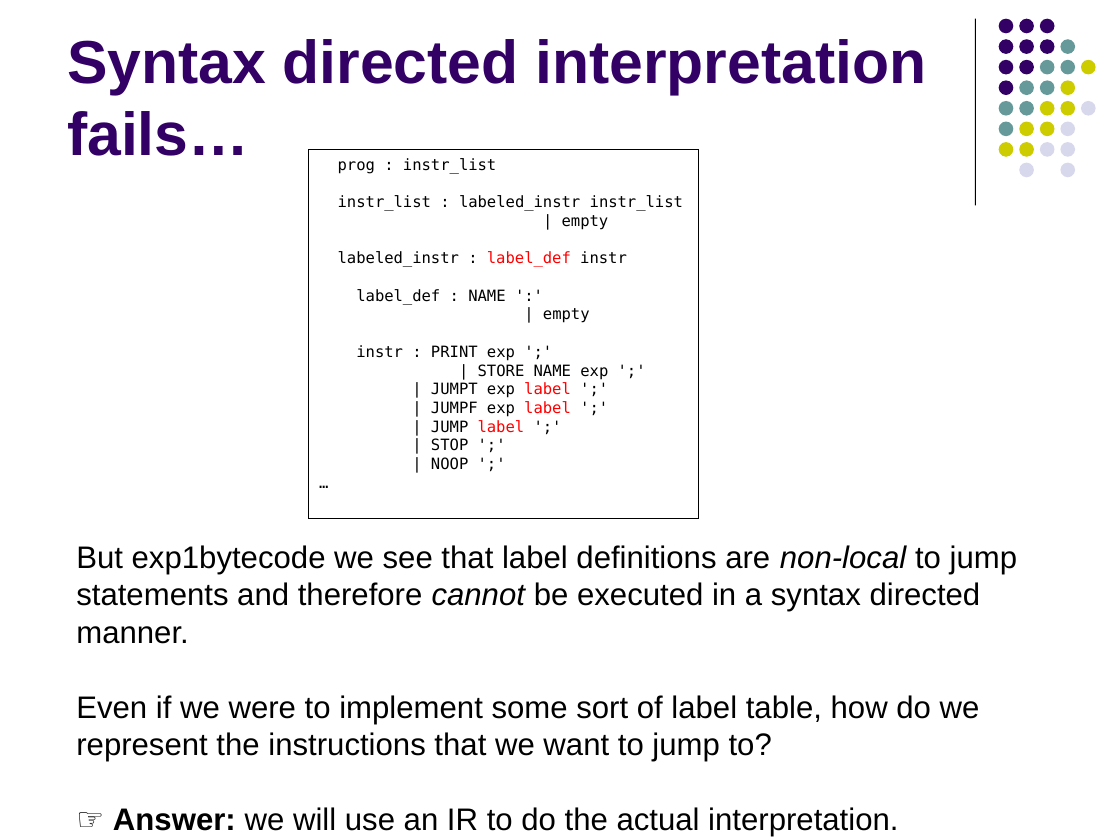
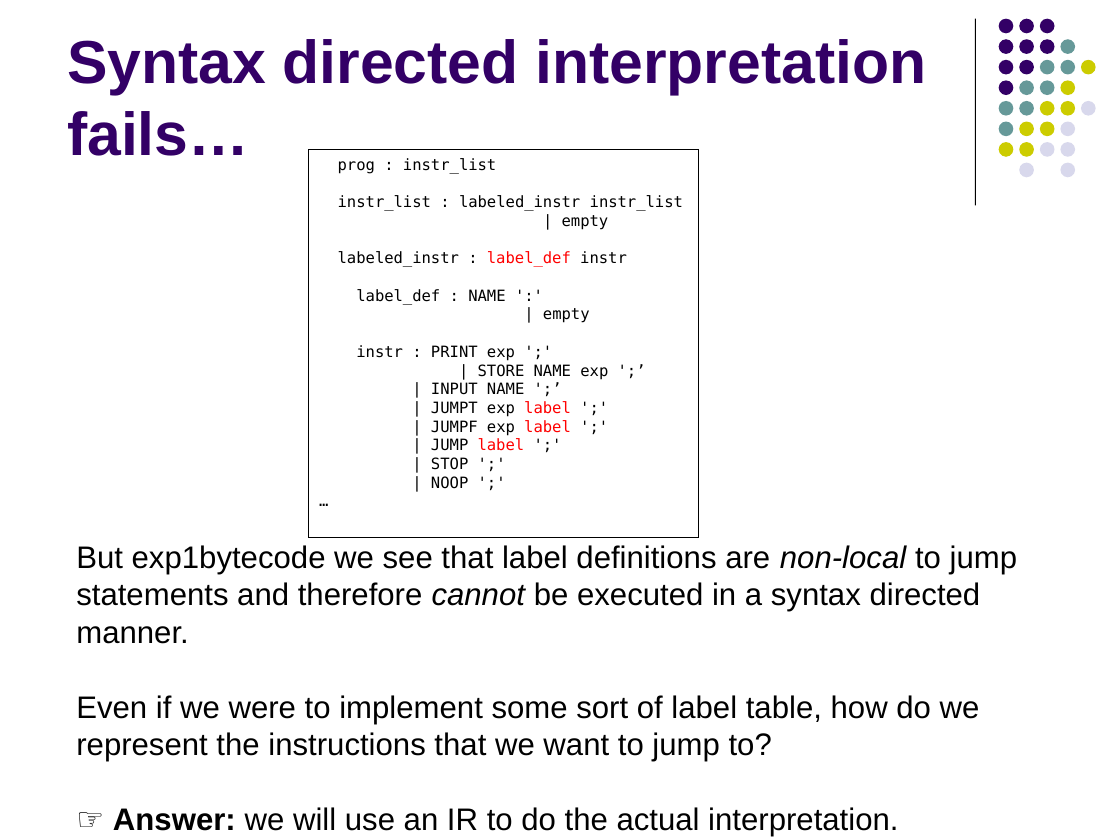
Before and after one commit to lutzhamel/CSC402, a slide deck: slide 8 of csc402-ln005.pptx. Drawn at 1120x840 pixels with LibreOffice and Linux fonts; fonts in the diff are those of the drawing. Boxes give left, top, right and bottom in pixels: in the first picture for what was removed or moved away, otherwise in the second. Text is boxed around its words. In the diff, an @@ line names an element or a change of style, - is before the commit and + after.

```diff
--- a/csc402-ln005.pptx
+++ b/csc402-ln005.pptx
@@ rectangle "prog : instr_list" resized from (x1=308, y1=149, x2=698, y2=519) to (x1=308, y1=149, x2=698, y2=538) @@
@@ text in rectangle at (x1=431, y1=364, x2=608, y2=395): text changed @@
-| STORE NAME exp ';'
+| STORE NAME exp ';’
+| INPUT NAME ';’
```
Also in this commit, not shown: 3 other slides changed, 1 slide added, 3 other files.
